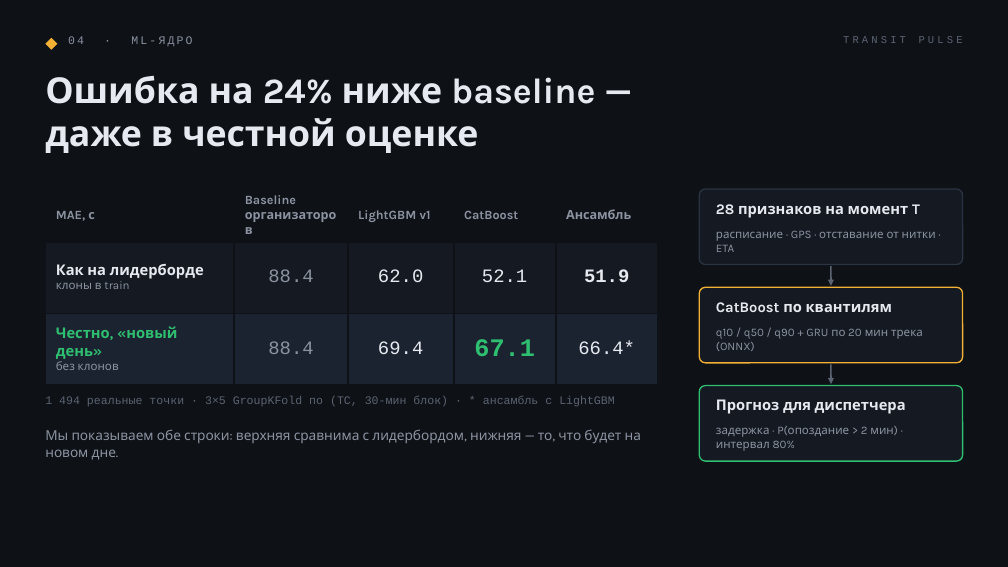
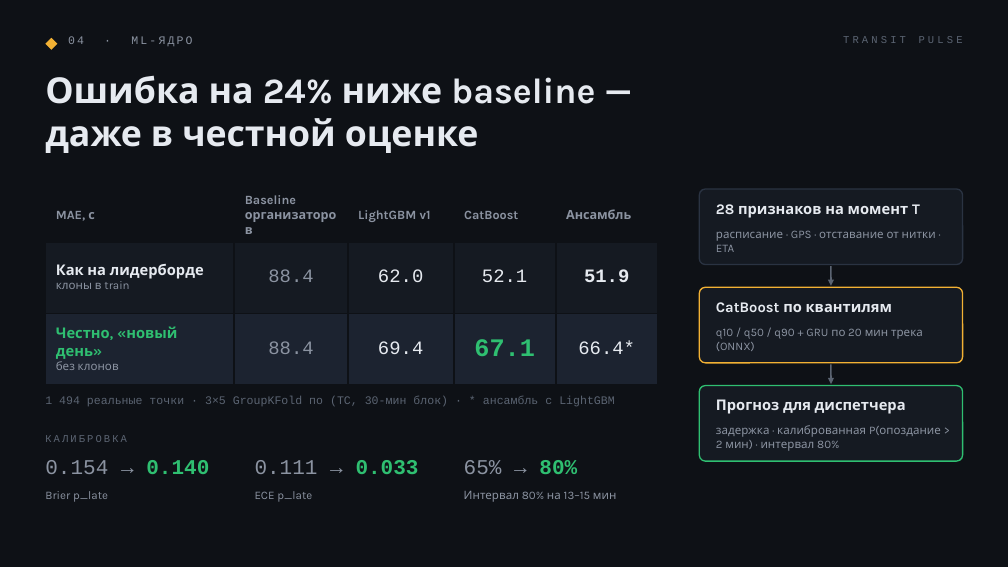
Before and after one commit to jinxovich/transit-pulse, a slide deck: slide 5 of docs/pitch/transit-pulse-pitch.pptx. Drawn at 1008x567 pixels with LibreOffice and Linux fonts; fonts in the diff are those of the drawing. Boxes give left, top, right and bottom in pixels: in the first picture for what was removed or moved away, otherwise in the second. Text is boxed around its words. In the diff, an @@ line names an element or a change of style, - is before the commit and + after.

```diff
--- a/docs/pitch/transit-pulse-pitch.pptx
+++ b/docs/pitch/transit-pulse-pitch.pptx
@@ text removed at <box>45,429,641,460</box> @@
-Мы показываем обе строки: верхняя сравнима с лидербордом, нижняя — то, что будет на новом дне.
@@ text added at <box>45,435,127,442</box>, 10 pt, text #5B6472 @@
+КАЛИБРОВКА
@@ text at <box>716,425,941,451</box>: text changed @@
-задержка · P(опоздание > 2 мин) · интервал 80%
+задержка · калиброванная P(опоздание > 2 мин) · интервал 80%
@@ text added at <box>45,460,209,474</box>, 20 pt, text #8B93A1 @@
+0.154 → 0.140
@@ text added at <box>255,460,419,474</box>, 20 pt, text #8B93A1 @@
+0.111 → 0.033
@@ text added at <box>464,460,577,474</box>, 20 pt, text #8B93A1 @@
+65% → 80%
@@ text added at <box>45,491,108,502</box>, 11 pt, text #8B93A1 @@
+Brier p_late
@@ text added at <box>255,491,312,502</box>, 11 pt, text #8B93A1 @@
+ECE p_late
@@ text added at <box>464,491,616,502</box>, 11 pt, text #8B93A1 @@
+Интервал 80% на 13–15 мин
```
Also in this commit, not shown: 3 other slides changed, 5 other files.
